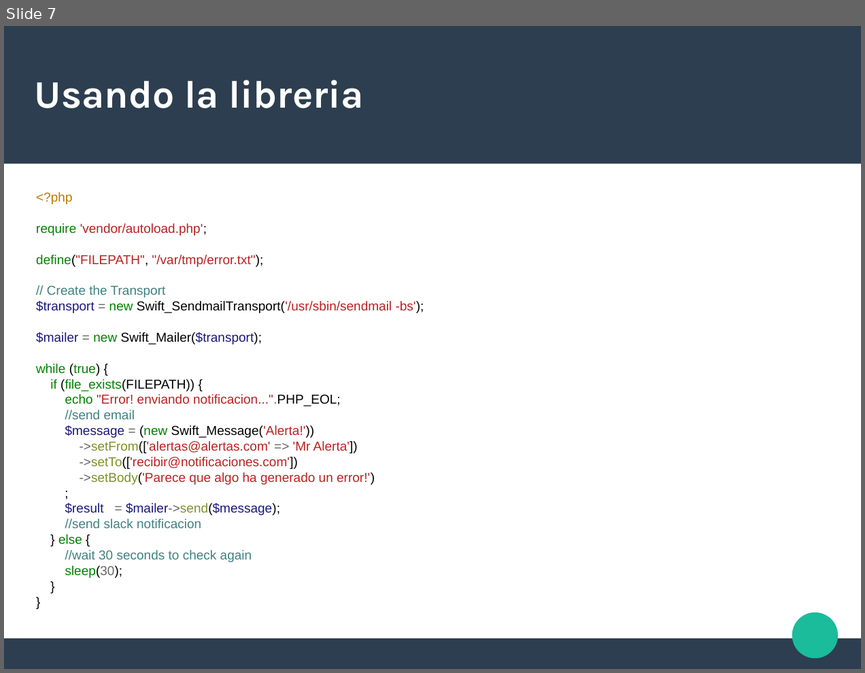
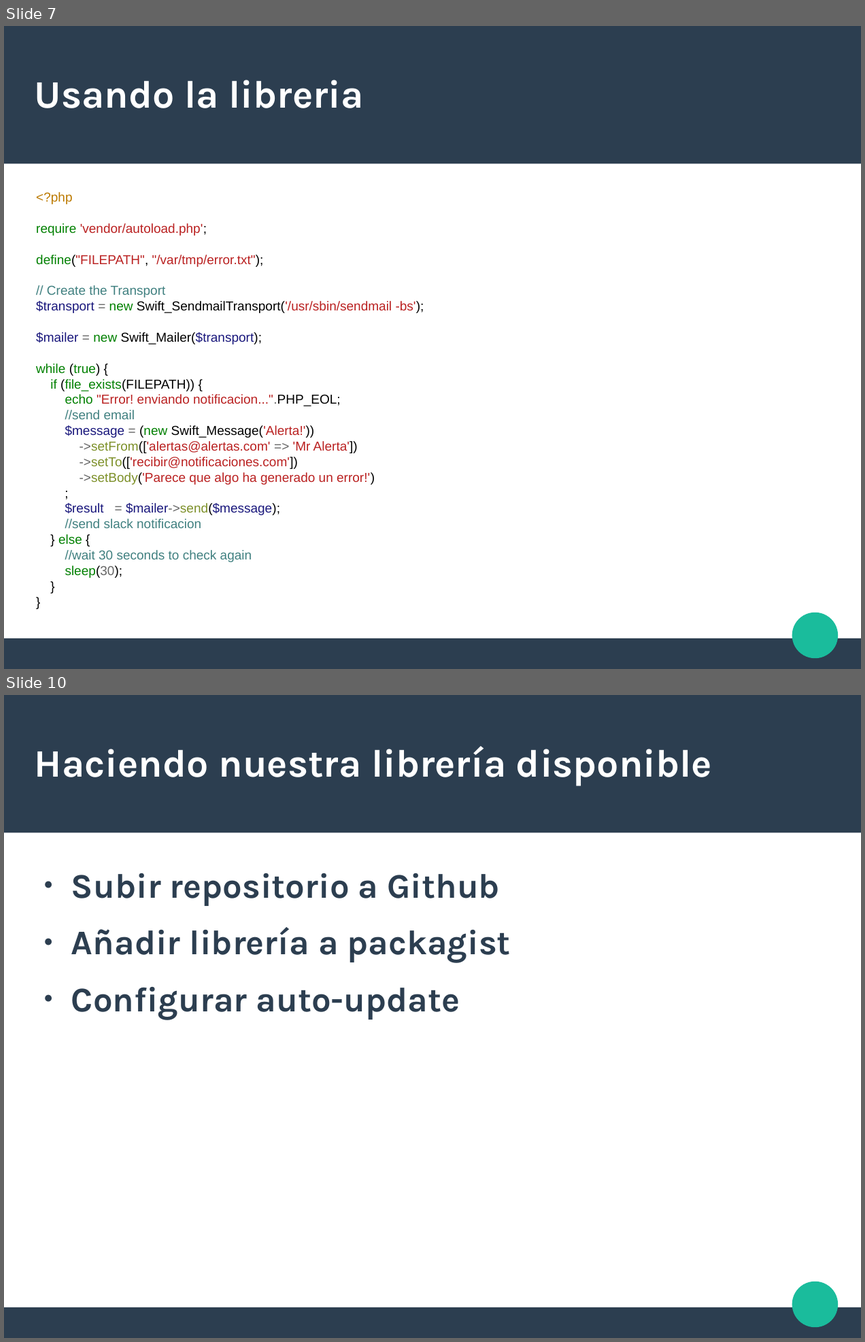
Before and after one commit to iribarren/composer_demo, a slide deck: composer2.odp. Shown one above the other, each under a label of ours: slide 7 before the commit, slides 7 and 10 after it; the slides between them are not shown. The pictures are 865x673 and 865x1342 pixels, drawn with LibreOffice and Linux fonts; fonts in the diff are those of the drawing. Boxes give left, top, right and bottom in pixels: in the first picture for what was removed or moved away, otherwise in the second. Text is boxed around its words. In the diff, an @@ line names an element or a change of style, - is before the commit and + after.

```diff
--- a/composer2.odp
+++ b/composer2.odp
@@ slide 10 added at [4, 695, 861, 1338], background #FFFFFF; not listed: 3 template elements that a slide beside it also shows @@
@@ title added at [35, 746, 712, 786], 36 pt, text #FFFFFF, bold @@
+Haciendo nuestra librería disponible
@@ text added at [71, 873, 511, 1019], 32 pt, text #2C3E50, bold @@
+● Subir repositorio a Github
+● Añadir librería a packagist
+● Configurar auto-update
```
Also in this commit, not shown: 2 other slides added.
